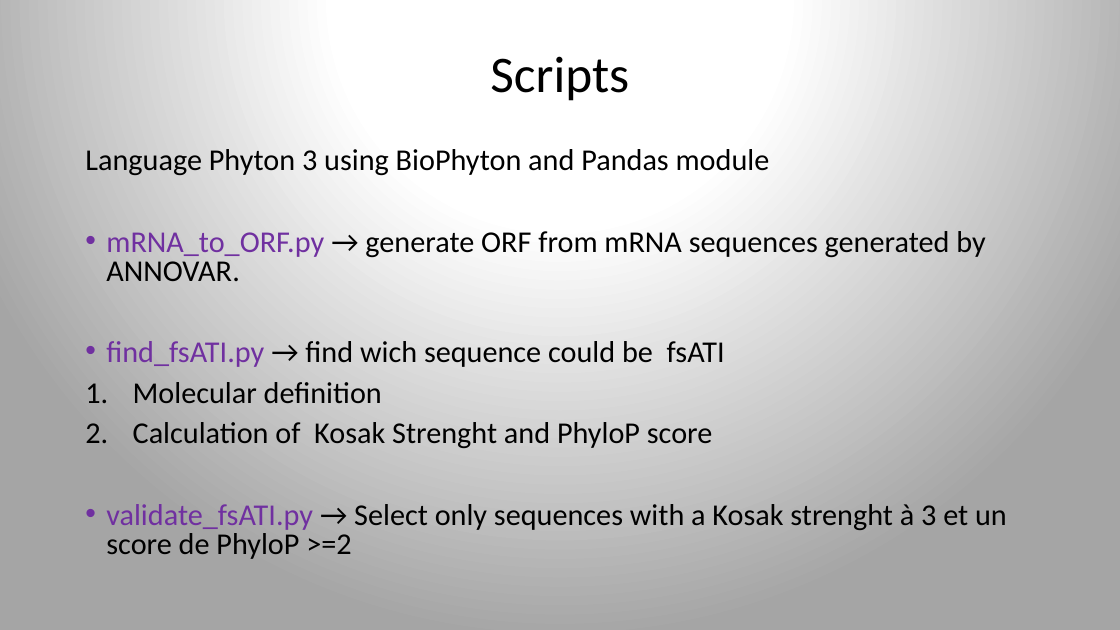
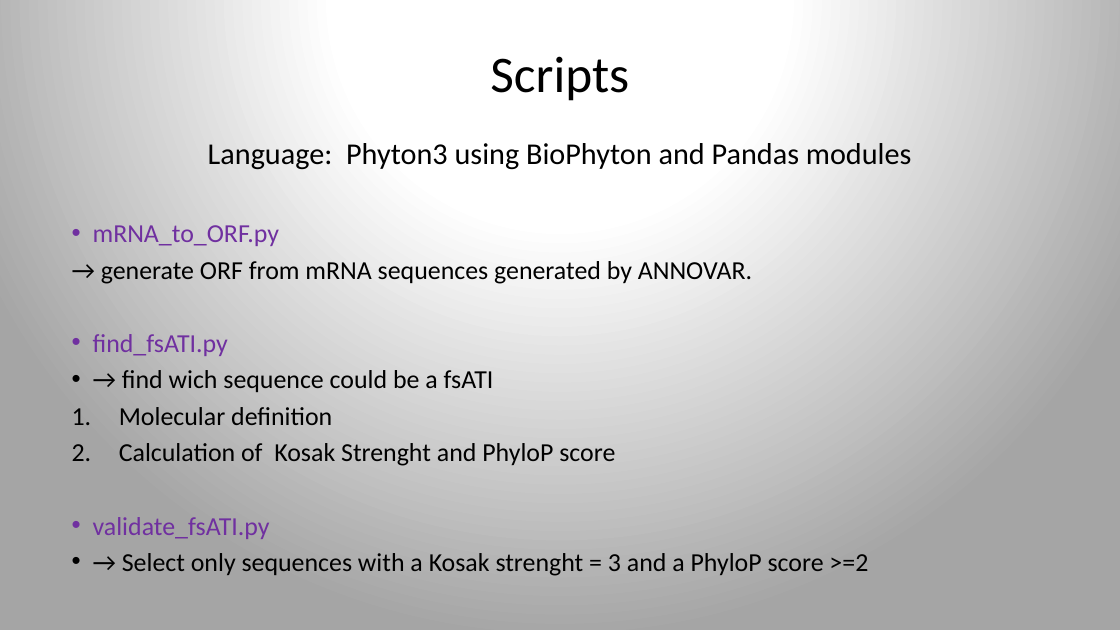
Before and after one commit to ArnaudDroitLab/ProjetLong_201911, a slide deck: slide 8 of Presentation_PL_JGorse.pptx. Drawn at 1120x630 pixels with LibreOffice and Linux fonts; fonts in the diff are those of the drawing. Boxes give left, top, right and bottom in pixels: in the first picture for what was removed or moved away, otherwise in the second. Text is boxed around its words. In the diff, an @@ line names an element or a change of style, - is before the commit and + after.

```diff
--- a/Presentation_PL_JGorse.pptx
+++ b/Presentation_PL_JGorse.pptx
@@ text "Language: Phyton3 using BioPhyton and ...": place and size @@
-text "Language: Phyton3 using BioPhyton and ..." at [85,149,1007,559]
+text "Language: Phyton3 using BioPhyton and ..." at [93,143,912,576]
@@ text at [93,143,912,392]: text changed; size 25.9 to 22.2 pt @@
-Language Phyton 3 using BioPhyton and Pandas module
-• mRNA_to_ORF.py → generate ORF from mRNA sequences generated by ANNOVAR.
-• find_fsATI.py → find wich sequence could be fsATI
+Language: Phyton3 using BioPhyton and Pandas modules
+• mRNA_to_ORF.py
+→ generate ORF from mRNA sequences generated by ANNOVAR.
+• find_fsATI.py
+• → find wich sequence could be a fsATI
@@ text at [119,407,615,466]: size 25.9 to 22.2 pt in "Molecular definition", "Calculation of Kosak Strenght and PhyloP score" @@
@@ text at [93,517,868,576]: text changed; size 25.9 to 22.2 pt @@
-• validate_fsATI.py → Select only sequences with a Kosak strenght à 3 et un score de PhyloP >=2
+• validate_fsATI.py
+• → Select only sequences with a Kosak strenght = 3 and a PhyloP score >=2
```
Also in this commit, not shown: 7 other slides changed, 4 slides added, 3 slides removed.
